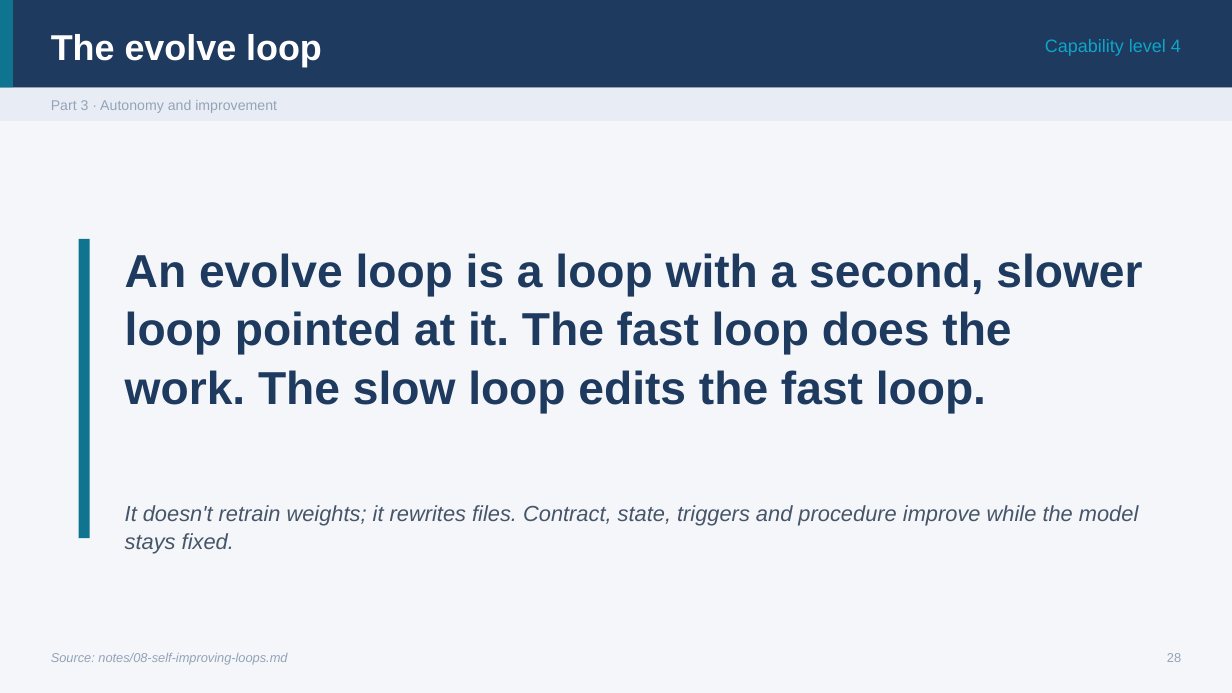
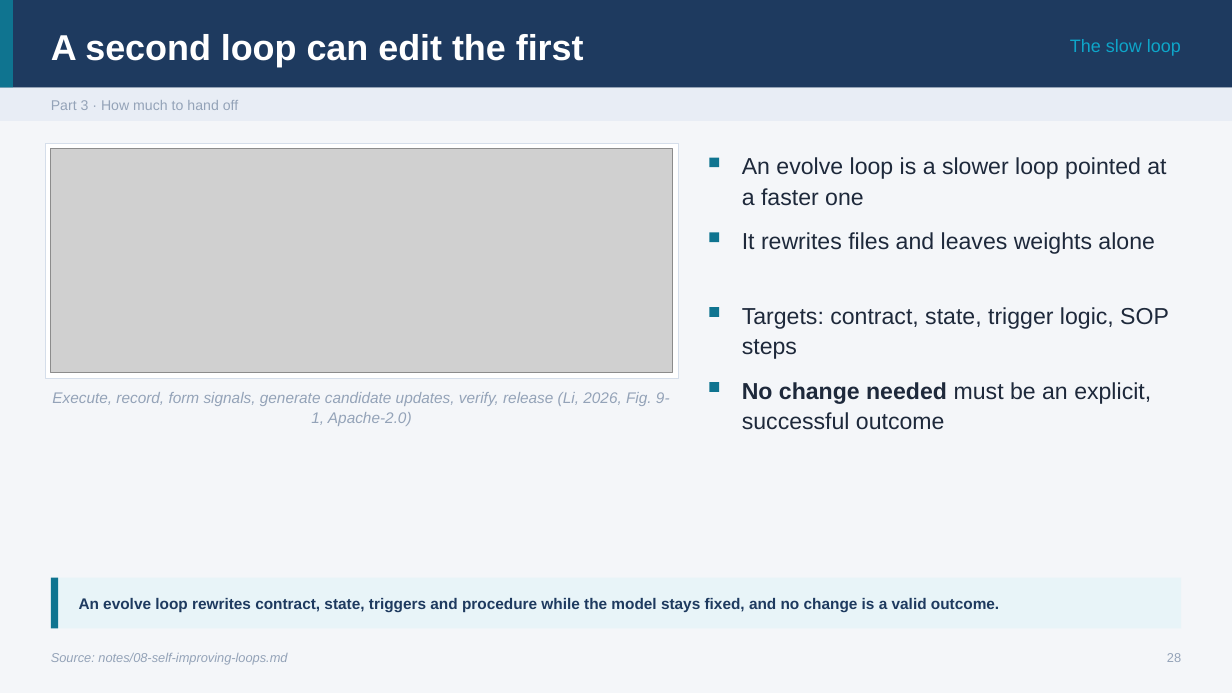
Before and after one commit to ramseywise/learn-ai-engineering, a slide deck: slide 28 of ai-engineering/04-loop-engineering/slides/loop-engineering.pptx. Drawn at 1232x693 pixels with LibreOffice and Linux fonts; fonts in the diff are those of the drawing; grey boxes stand for pictures. Boxes give left, top, right and bottom in pixels: in the first picture for what was removed or moved away, otherwise in the second. Text is boxed around its words. In the diff, an @@ line names an element or a change of style, - is before the commit and + after.

```diff
--- a/ai-engineering/04-loop-engineering/slides/loop-engineering.pptx
+++ b/ai-engineering/04-loop-engineering/slides/loop-engineering.pptx
@@ text at [51, 34, 584, 67]: text changed @@
-The evolve loop
+A second loop can edit the first
@@ text at [1070, 39, 1181, 56]: text changed @@
-Capability level 4
+The slow loop
@@ text at [51, 100, 238, 110]: text changed @@
-Part 3 · Autonomy and improvement
+Part 3 · How much to hand off
@@ rectangle added at [45, 143, 678, 378], fill #FFFFFF, outline #D5DEEA 0.75 pt @@
@@ picture added at [51, 149, 673, 372] @@
@@ rectangle added at [710, 158, 719, 167], fill #0F7490 @@
@@ text added at [742, 157, 1166, 206], 18 pt, text #1E293B @@
+An evolve loop is a slower loop pointed at a faster one
@@ rectangle removed at [79, 238, 90, 538] @@
@@ rectangle added at [710, 233, 719, 242], fill #0F7490 @@
@@ text added at [742, 232, 1155, 254], 18 pt, text #1E293B @@
+It rewrites files and leaves weights alone
@@ text removed at [125, 253, 1142, 413] @@
-An evolve loop is a loop with a second, slower loop pointed at it. The fast loop does the work. The slow loop edits the fast loop.
@@ rectangle added at [710, 308, 719, 317], fill #0F7490 @@
@@ text added at [742, 307, 1169, 359], 18 pt, text #1E293B @@
+Targets: contract, state, trigger logic, SOP steps
@@ rectangle added at [710, 382, 719, 391], fill #0F7490 @@
@@ text added at [742, 382, 1151, 430], 18 pt, text #1E293B @@
+No change needed must be an explicit, successful outcome
@@ text added at [52, 392, 670, 426], 12 pt, text #94A3B8, italic @@
+Execute, record, form signals, generate candidate updates, verify, release (Li, 2026, Fig. 9-1, Apache-2.0)
@@ rectangle added at [51, 578, 1181, 628], fill #E8F4F8 @@
@@ rectangle added at [51, 578, 58, 628], fill #0F7490 @@
@@ text at [79, 598, 999, 613]: text changed; size 17 to 12 pt; text colour #475569 to #1E3A5F; bold on; italic off @@
-It doesn't retrain weights; it rewrites files. Contract, state, triggers and procedure improve while the model stays fixed.
+An evolve loop rewrites contract, state, triggers and procedure while the model stays fixed, and no change is a valid outcome.
@@ text "An evolve loop rewrites contract, ..." at [79, 598, 999, 613]: vertical alignment top to middle @@
```
Also in this commit, not shown: 33 other slides changed, 11 slides added, 12 slides removed, 52 other files.
